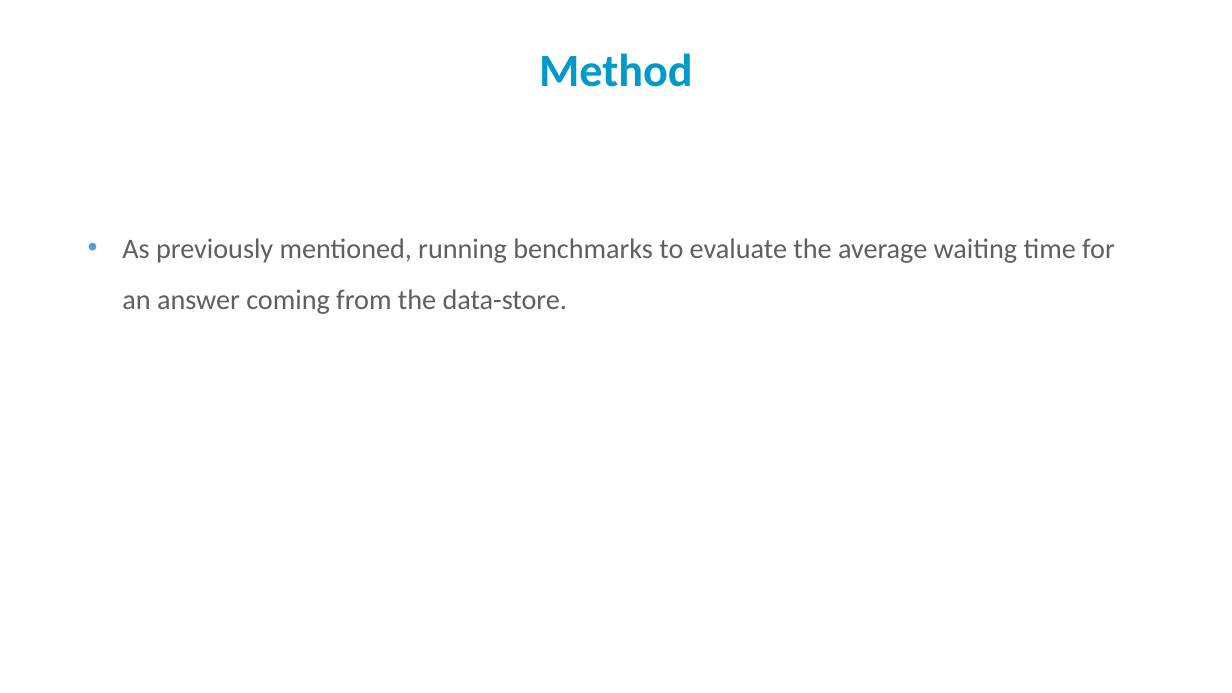
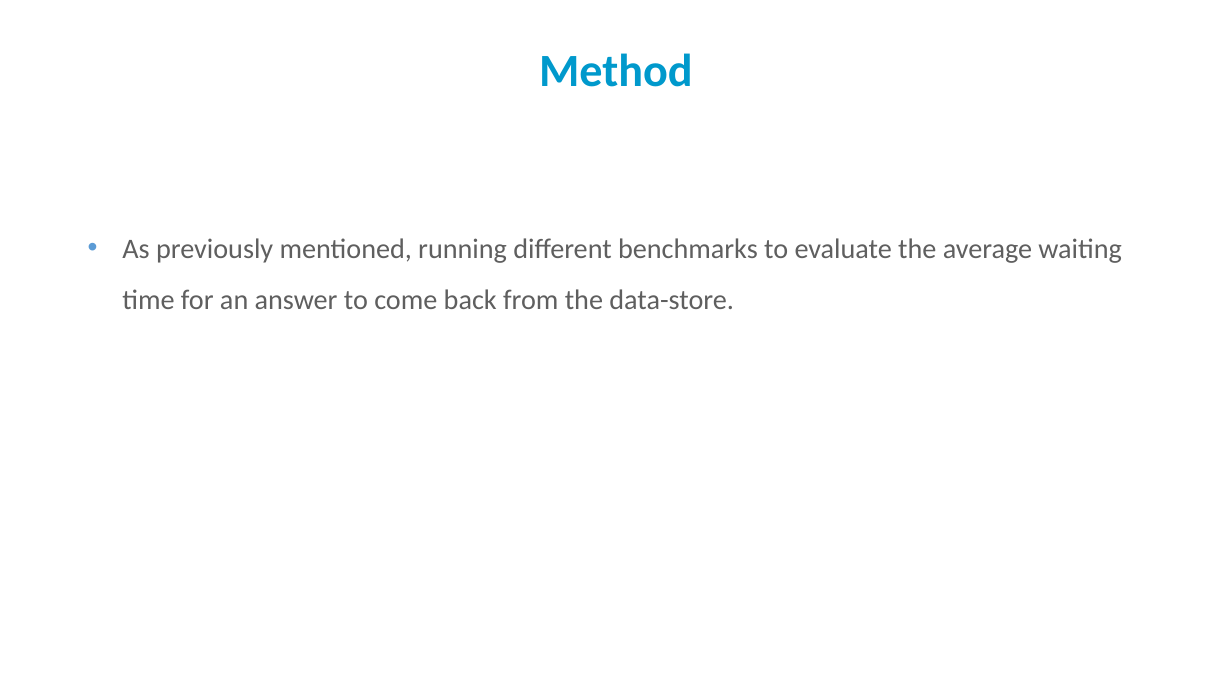
Before and after one commit to PatrickAndrade/top2developers, a slide deck: slide 9 of Perf Eval - Final presentation.pptx. Drawn at 1232x693 pixels with LibreOffice and Linux fonts; fonts in the diff are those of the drawing; background and template pictures are left out. Boxes give left, top, right and bottom in pixels: in the first picture for what was removed or moved away, otherwise in the second. Text is boxed around its words. In the diff, an @@ line names an element or a change of style, - is before the commit and + after.

```diff
--- a/Perf Eval - Final presentation.pptx
+++ b/Perf Eval - Final presentation.pptx
@@ text at (122,238,1122,309): text changed @@
-• As previously mentioned, running benchmarks to evaluate the average waiting time for an answer coming from the data-store.
+• As previously mentioned, running different benchmarks to evaluate the average waiting time for an answer to come back from the data-store.
```
Also in this commit, not shown: 9 other slides changed, 9 slides added, 5 slides removed.
